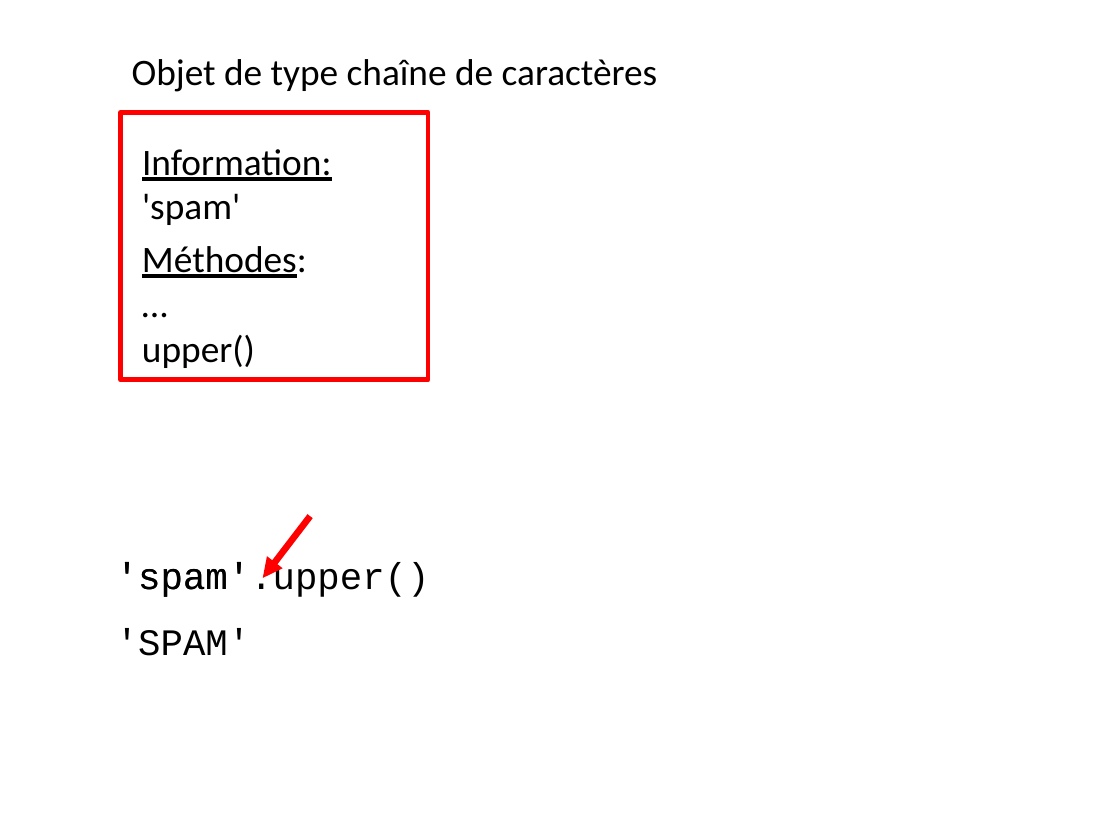
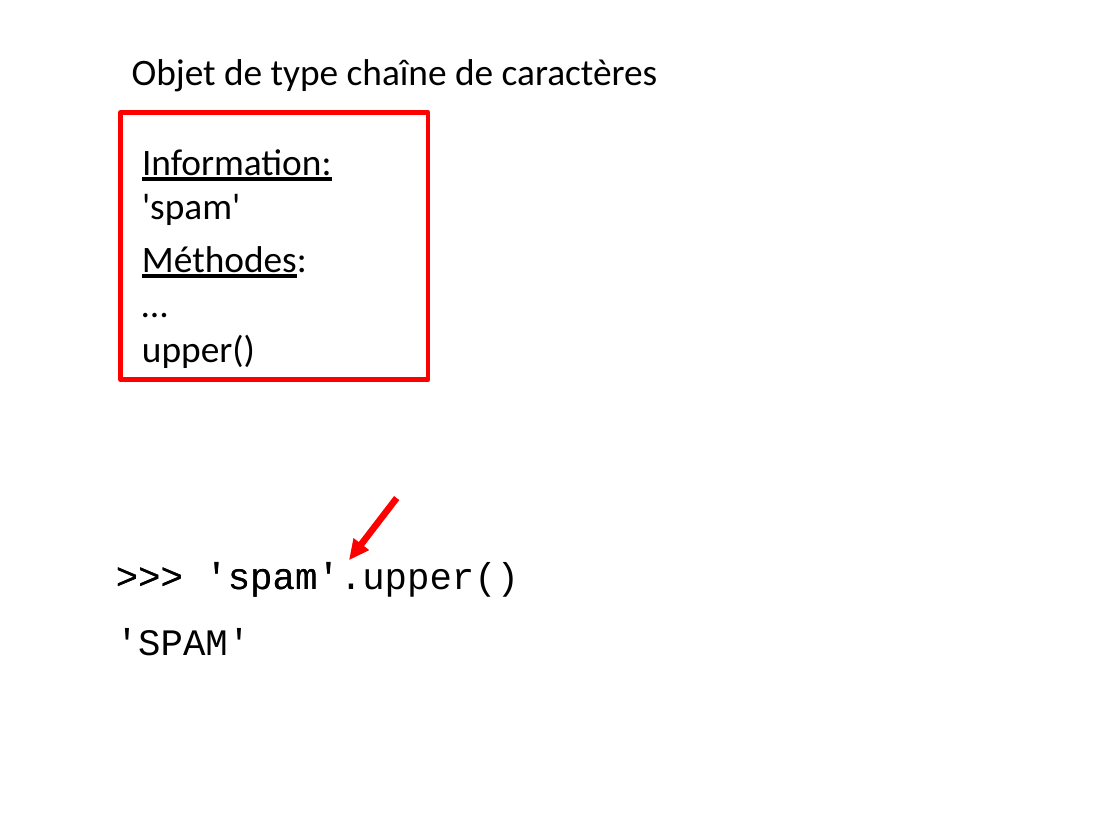
Before and after one commit to parmentelat/flotpython-archive, a slide deck: slide 1 of semaine2/CO12AL-W2-VIDEO01-SLIDE01.pptx. Drawn at 1120x840 pixels with LibreOffice and Linux fonts; fonts in the diff are those of the drawing. Boxes give left, top, right and bottom in pixels: in the first picture for what was removed or moved away, otherwise in the second. Text is boxed around its words. In the diff, an @@ line names an element or a change of style, - is before the commit and + after.

```diff
--- a/semaine2/CO12AL-W2-VIDEO01-SLIDE01.pptx
+++ b/semaine2/CO12AL-W2-VIDEO01-SLIDE01.pptx
@@ arrow moved from (310, 516) - (263, 578) to (396, 498) - (349, 560) @@
@@ text at [205,563,519,597]: text changed @@
-'spam'.upper()
+>>> 'spam'.upper()
```
Also in this commit, not shown: 5 other files.
